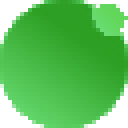
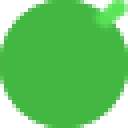
Before/after of a 128px x 128px layered artwork. What changed in the layer stack:
added layer "mtndetail" above "Background" over (0, 0, 128, 128)
hid "Background" over (0, 0, 128, 128)
